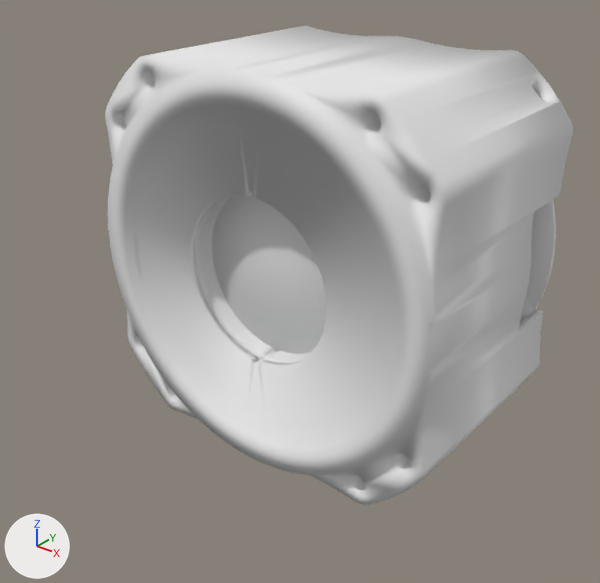
Renders of the glTF model models/urdf/meshes/roll-motor-housing.glb from each side of a commit.
Rendered twice from a 50 mm camera at (0.053, -0.1226, 0.0376) aimed at (0.0009, -0.0574, -0.0028). The lights are fixed; the arrows at lower left show +X, +Y and +Z. The first picture is the older version. Where no turn or scale is listed for an object, it has been applied to the vertices.

Objects in the first picture: 'geometry_0'.
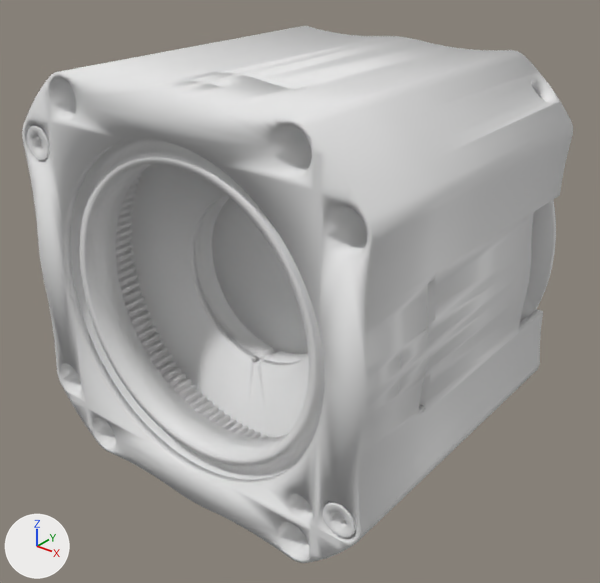
Location of each change, (x1, y1, x2, y2) in pixels of the pictures (600 x 583 px):
'geometry_0', reshaped (18% wider, 12% taller)
    before: (105, 26, 573, 505)
    after: (22, 26, 573, 563)
part 1 of me_geometry_0, added
    after: (323, 501, 356, 538)
part 2 of me_geometry_0, added
    after: (27, 125, 50, 160)
part 3 of me_geometry_0, added
    after: (70, 139, 325, 480)
part 4 of me_geometry_0, added
    after: (22, 56, 447, 563)

Patch to the scene script:
```diff
--- a/models/urdf/meshes/roll-motor-housing.glb.py
+++ b/models/urdf/meshes/roll-motor-housing.glb.py
@@ me_geometry_0 @@
 # used by ob_geometry_0; location = (0.0, 0.0, 0.0)
-me_geometry_0.from_pydata(...)  # 28541 vertices, 58665 faces; spans x -0.0217..0.0218, y -0.0653..-0.0375, z -0.0214..0.0221
+me_geometry_0.from_pydata(...)  # 63827 vertices, 130519 faces; spans x -0.0217..0.0218, y -0.0749..-0.0375, z -0.0214..0.0221
+# me_geometry_0 part 1: a new loose piece of 5629 vertices spanning x 0.0175..0.021, y -0.0749..-0.0719, z -0.0154..-0.0119
+# me_geometry_0 part 2: a new loose piece of 5485 vertices spanning x -0.021..-0.0175, y -0.0749..-0.0719, z 0.0126..0.0161
+# me_geometry_0 part 3: a new loose piece of 1728 vertices spanning x -0.0185..0.0185, y -0.0738..-0.0698, z -0.0181..0.0188
+# me_geometry_0 part 4: 22444 vertices added at x -0.0217..0.0218, y -0.0749..-0.064, z -0.0214..0.0221
```
